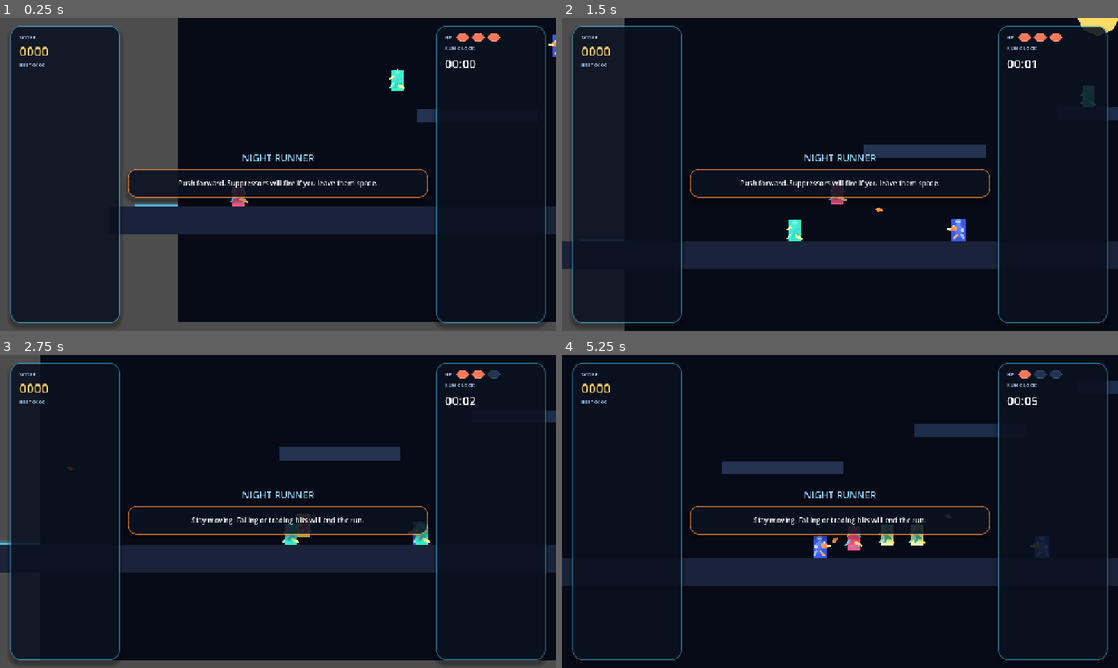
Above: before the commit, frames 1-4 (two rows, left to right).
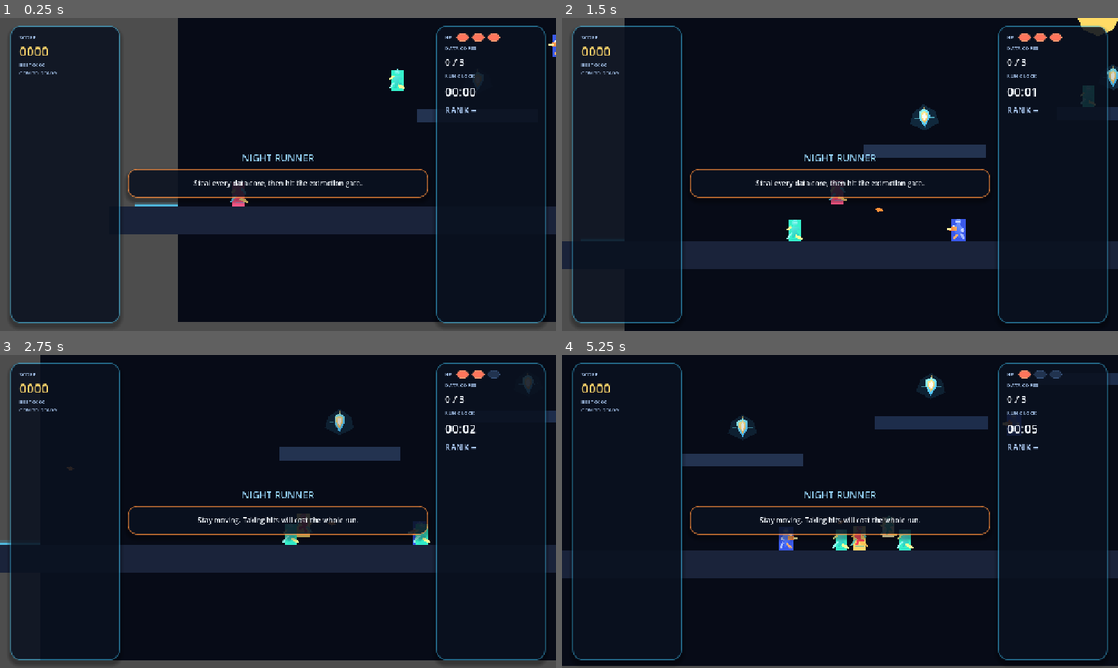
Above: after the commit, the same moments.

Repository: 2456018331lby-dev/night-runner
Game: Godot game, scene res://scenes/app/main.tscn
The game is run twice, just before and just after one commit, with the same random seed, the same clock (stepped at 60 frames per second) and the same inputs.
Inputs:
- Up to frame 1 (0.25 s): no input
- Up to frame 2 (1.5 s): hold D (move_right) from 0.53 s (still down); tap J (attack) at 0.6 s; tap Space (jump) at 0.77 s; tap K (dash) at 1.35 s
- Up to frame 3 (2.75 s): tap Space (jump) at 1.52 s; release D (move_right) at 2.03 s; hold A (move_left) from 2.03 s (still down); tap J (attack) at 2.1 s
- Up to frame 4 (5.25 s): release A (move_left) at 2.78 s; hold D (move_right) 2.78-4.28 s; tap K (dash) at 2.85, 4.35 s; tap Space (jump) at 3.02, 3.77, 4.52 s; tap J (attack) at 3.6, 5.1 s; hold A (move_left) 4.28-5.03 s; hold D (move_right) from 5.03 s (still down)

The runs differ from the first frame. In frame 1, 0.7% of the frame differs, in the area x 3-86%, y 9-55%; in frame 2, 1.1%; in frame 3, 1.0%; in frame 4, 8.6%, in the area x 0-100%, y 5-100%.

Commit message:
Turn the prototype into a real objective-driven run
Replace the aimless combat sandbox with a clear short-run loop: steal data cores, unlock extraction, decide whether to keep risking for score, and finish with a real rankable escape.

Constraint: The current prototype needed a better reason to move forward without introducing heavy systems or external dependencies
Rejected: Add more enemies only | would increase noise without fixing the missing objective loop
Rejected: Jump straight to menus and metagame systems | too much shell before the core run is fun
Confidence: high
Scope-risk: moderate
Reversibility: clean
Directive: Keep future progression work hanging off GameState, DataCore, and ExtractionGate rather than scattering win logic inside actor scripts
Tested: Godot import pass, headless project load, Web export regeneration
Not-tested: Manual feel tuning for combo pacing and extraction risk-reward balance

Diff:
--- /dev/null
+++ b/assets/art/data_core.svg
@@ -0,0 +1,18 @@
+<svg width="192" height="192" viewBox="0 0 192 192" fill="none" xmlns="http://www.w3.org/2000/svg">
+  <defs>
+    <linearGradient id="coreGlow" x1="46" y1="34" x2="142" y2="158" gradientUnits="userSpaceOnUse">
+      <stop stop-color="#9FFFF7"/>
+      <stop offset="1" stop-color="#3CB6FF"/>
+    </linearGradient>
+    <linearGradient id="coreShard" x1="68" y1="42" x2="132" y2="146" gradientUnits="userSpaceOnUse">
+      <stop stop-color="#FFF6A4"/>
+      <stop offset="1" stop-color="#FFB249"/>
+    </linearGradient>
+  </defs>
+  <path d="M96 18L140 44V96L96 174L52 96V44L96 18Z" fill="url(#coreGlow)"/>
+  <path d="M96 38L124 54V94L96 142L68 94V54L96 38Z" fill="url(#coreShard)"/>
+  <path d="M96 56L112 66V92L96 118L80 92V66L96 56Z" fill="#FFFDF2"/>
+  <path d="M48 96H16" stroke="#6CE7FF" stroke-width="8" stroke-linecap="round" opacity="0.6"/>
+  <path d="M176 96H144" stroke="#6CE7FF" stroke-width="8" stroke-linecap="round" opacity="0.6"/>
+  <path d="M96 20V2" stroke="#FFD06A" stroke-width="8" stroke-linecap="round" opacity="0.58"/>
+</svg>
--- /dev/null
+++ b/assets/art/extraction_beacon.svg
@@ -0,0 +1,18 @@
+<svg width="256" height="256" viewBox="0 0 256 256" fill="none" xmlns="http://www.w3.org/2000/svg">
+  <defs>
+    <linearGradient id="beaconCore" x1="88" y1="30" x2="184" y2="224" gradientUnits="userSpaceOnUse">
+      <stop stop-color="#8AF3FF"/>
+      <stop offset="1" stop-color="#3171FF"/>
+    </linearGradient>
+    <linearGradient id="beaconWarn" x1="108" y1="76" x2="176" y2="160" gradientUnits="userSpaceOnUse">
+      <stop stop-color="#FFD47C"/>
+      <stop offset="1" stop-color="#FF6D38"/>
+    </linearGradient>
+  </defs>
+  <path d="M74 218H182" stroke="#2C6D96" stroke-width="10" stroke-linecap="round"/>
+  <path d="M104 218V112L128 88L152 112V218" fill="url(#beaconCore)"/>
+  <path d="M88 112H168L188 130V150L168 168H88L68 150V130L88 112Z" fill="url(#beaconWarn)"/>
+  <path d="M112 126H144L156 138L144 150H112L100 138L112 126Z" fill="#FFF7D9"/>
+  <path d="M128 46L168 86H88L128 46Z" fill="#9CF7FF"/>
+  <path d="M128 18L148 46H108L128 18Z" fill="#FFE28D"/>
+</svg>
--- /dev/null
+++ b/scenes/game/data_core.tscn
@@ -0,0 +1,26 @@
+[gd_scene load_steps=4 format=3]
+
+[ext_resource type="Script" path="res://scripts/game/data_core.gd" id="1_1a1qg"]
+[ext_resource type="Texture2D" path="res://assets/art/data_core.svg" id="2_m5xdr"]
+
+[sub_resource type="CircleShape2D" id="CircleShape2D_core"]
+radius = 16.0
+
+[node name="DataCore" type="Area2D"]
+script = ExtResource("1_1a1qg")
+collision_layer = 0
+collision_mask = 1
+monitoring = true
+monitorable = false
+
+[node name="CollisionShape2D" type="CollisionShape2D" parent="."]
+shape = SubResource("CircleShape2D_core")
+
+[node name="Glow" type="Polygon2D" parent="."]
+polygon = PackedVector2Array(0, -26, 18, -12, 24, 10, 0, 24, -24, 10, -18, -12)
+color = Color(0.266667, 0.780392, 1, 0.36)
+scale = Vector2(1.4, 1.2)
+
+[node name="Art" type="Sprite2D" parent="."]
+scale = Vector2(0.28, 0.28)
+texture = ExtResource("2_m5xdr")
--- /dev/null
+++ b/scenes/game/extraction_gate.tscn
@@ -0,0 +1,36 @@
+[gd_scene load_steps=4 format=3]
+
+[ext_resource type="Script" path="res://scripts/game/extraction_gate.gd" id="1_76x3o"]
+[ext_resource type="Texture2D" path="res://assets/art/extraction_beacon.svg" id="2_46xkg"]
+
+[sub_resource type="RectangleShape2D" id="RectangleShape2D_gate"]
+size = Vector2(86, 142)
+
+[node name="ExtractionGate" type="Area2D"]
+script = ExtResource("1_76x3o")
+collision_layer = 0
+collision_mask = 1
+monitoring = true
+monitorable = false
+
+[node name="CollisionShape2D" type="CollisionShape2D" parent="."]
+position = Vector2(0, -16)
+shape = SubResource("RectangleShape2D_gate")
+
+[node name="Glow" type="Polygon2D" parent="."]
+polygon = PackedVector2Array(-54, -106, 54, -106, 66, 36, -66, 36)
+color = Color(0.368627, 0.952941, 0.968627, 0.16)
+scale = Vector2(1.1, 1)
+
+[node name="Pillar" type="Polygon2D" parent="."]
+polygon = PackedVector2Array(-24, -78, 24, -78, 24, 30, -24, 30)
+color = Color(0.180392, 0.239216, 0.380392, 0.678431)
+
+[node name="GateFrame" type="Polygon2D" parent="."]
+polygon = PackedVector2Array(-48, -98, 48, -98, 58, -86, 58, 18, 48, 30, -48, 30, -58, 18, -58, -86)
+color = Color(1, 0.560784, 0.278431, 0.819608)
+
+[node name="Art" type="Sprite2D" parent="."]
+position = Vector2(0, -28)
+scale = Vector2(0.28, 0.28)
+texture = ExtResource("2_46xkg")
--- a/scenes/game/world.tscn
+++ b/scenes/game/world.tscn
@@ -1,10 +1,11 @@
-[gd_scene load_steps=9 format=3 uid="uid://b5cdd0kn7aw5j"]
+[gd_scene load_steps=13 format=3 uid="uid://b5cdd0kn7aw5j"]
 
 [ext_resource type="Script" path="res://scripts/game/world.gd" id="1_u5v1w"]
 [ext_resource type="PackedScene" path="res://scenes/actors/player.tscn" id="2_u0c0k"]
 [ext_resource type="PackedScene" path="res://scenes/ui/hud.tscn" id="3_ug8e7"]
 [ext_resource type="PackedScene" path="res://scenes/ui/touch_controls.tscn" id="4_g5m0f"]
 [ext_resource type="Script" path="res://scripts/game/presentation_layer.gd" id="5_5locr"]
+[ext_resource type="PackedScene" path="res://scenes/game/extraction_gate.tscn" id="6_f4q3m"]
 
 [sub_resource type="RectangleShape2D" id="RectangleShape2D_ground"]
 size = Vector2(1900, 64)
@@ -14,6 +15,9 @@
 
 [sub_resource type="RectangleShape2D" id="RectangleShape2D_roof_b"]
 size = Vector2(260, 30)
+
+[sub_resource type="RectangleShape2D" id="RectangleShape2D_roof_d"]
+size = Vector2(220, 30)
 
 [node name="World" type="Node2D"]
 script = ExtResource("1_u5v1w")
@@ -78,11 +82,28 @@
 polygon = PackedVector2Array(-130, -15, 130, -15, 130, 15, -130, 15)
 color = Color(0.117647, 0.176471, 0.294118, 1)
 
+[node name="RoofD" type="StaticBody2D" parent="."]
+collision_layer = 4
+collision_mask = 0
+position = Vector2(1760, 160)
+
+[node name="CollisionShape2D" type="CollisionShape2D" parent="RoofD"]
+shape = SubResource("RectangleShape2D_roof_d")
+
+[node name="Visual" type="Polygon2D" parent="RoofD"]
+polygon = PackedVector2Array(-110, -15, 110, -15, 110, 15, -110, 15)
+color = Color(0.12549, 0.188235, 0.313726, 1)
+
 [node name="Player" parent="." instance=ExtResource("2_u0c0k")]
 position = Vector2(140, 590)
 
 [node name="Enemies" type="Node2D" parent="."]
 
+[node name="DataCores" type="Node2D" parent="."]
+
+[node name="ExtractionGate" parent="." instance=ExtResource("6_f4q3m")]
+position = Vector2(1858, 104)
+
 [node name="HUD" parent="." instance=ExtResource("3_ug8e7")]
 
 [node name="TouchControls" parent="." instance=ExtResource("4_g5m0f")]
--- a/scenes/ui/hud.tscn
+++ b/scenes/ui/hud.tscn
@@ -19,7 +19,7 @@
 theme_override_constants/separation = 18
 
 [node name="ScoreCard" type="PanelContainer" parent="MarginContainer/TopRow"]
-custom_minimum_size = Vector2(252, 120)
+custom_minimum_size = Vector2(252, 142)
 
 [node name="Margin" type="MarginContainer" parent="MarginContainer/TopRow/ScoreCard"]
 theme_override_constants/margin_left = 18
@@ -38,6 +38,9 @@
 
 [node name="BestLabel" type="Label" parent="MarginContainer/TopRow/ScoreCard/Margin/VBox"]
 text = "BEST 0000"
+
+[node name="ComboLabel" type="Label" parent="MarginContainer/TopRow/ScoreCard/Margin/VBox"]
+text = "COMBO READY"
 
 [node name="CenterColumn" type="VBoxContainer" parent="MarginContainer/TopRow"]
 size_flags_horizontal = 3
@@ -65,7 +68,7 @@
 vertical_alignment = 1
 
 [node name="RightCard" type="PanelContainer" parent="MarginContainer/TopRow"]
-custom_minimum_size = Vector2(252, 120)
+custom_minimum_size = Vector2(252, 168)
 
 [node name="Margin" type="MarginContainer" parent="MarginContainer/TopRow/RightCard"]
 theme_override_constants/margin_left = 18
@@ -94,8 +97,17 @@
 [node name="Pip3" type="PanelContainer" parent="MarginContainer/TopRow/RightCard/Margin/VBox/HealthRow/PipRow"]
 custom_minimum_size = Vector2(28, 14)
 
+[node name="CoreCaption" type="Label" parent="MarginContainer/TopRow/RightCard/Margin/VBox"]
+text = "DATA CORES"
+
+[node name="CoreLabel" type="Label" parent="MarginContainer/TopRow/RightCard/Margin/VBox"]
+text = "0 / 0"
+
 [node name="TimeCaption" type="Label" parent="MarginContainer/TopRow/RightCard/Margin/VBox"]
 text = "RUN CLOCK"
 
 [node name="TimeLabel" type="Label" parent="MarginContainer/TopRow/RightCard/Margin/VBox"]
 text = "00:00"
+
+[node name="RankLabel" type="Label" parent="MarginContainer/TopRow/RightCard/Margin/VBox"]
+text = "RANK --"
--- a/scripts/autoload/game_state.gd
+++ b/scripts/autoload/game_state.gd
@@ -3,12 +3,23 @@
 signal state_changed
 signal run_started
 signal run_failed
+signal run_finished(success: bool)
+
+const COMBO_WINDOW := 4.0
 
 var score: int = 0
 var health: int = 3
 var elapsed_time: float = 0.0
 var is_run_active: bool = false
 var is_run_failed: bool = false
+var run_success: bool = false
+var combo_count: int = 0
+var combo_timer: float = 0.0
+var data_cores_collected: int = 0
+var data_cores_total: int = 0
+var extraction_unlocked: bool = false
+var final_rank: String = "--"
+var result_summary: String = ""
 var meta_progress: Dictionary = {
 	"highest_score": 0,
 	"unlocked_chapters": ["prototype"],
@@ -16,8 +27,17 @@
 
 
 func _process(delta: float) -> void:
+	var should_emit := false
 	if is_run_active and not is_run_failed:
 		elapsed_time += delta
+		should_emit = true
+		if combo_timer > 0.0:
+			combo_timer -= delta
+			if combo_timer <= 0.0:
+				combo_timer = 0.0
+				combo_count = 0
+				should_emit = true
+	if should_emit:
 		state_changed.emit()
 
 
@@ -27,12 +47,49 @@
 	elapsed_time = 0.0
 	is_run_active = true
 	is_run_failed = false
+	run_success = false
+	combo_count = 0
+	combo_timer = 0.0
+	data_cores_collected = 0
+	data_cores_total = 0
+	extraction_unlocked = false
+	final_rank = "--"
+	result_summary = ""
 	run_started.emit()
 	state_changed.emit()
 
 
 func add_score(amount: int) -> void:
 	score += amount
+	if score > int(meta_progress.get("highest_score", 0)):
+		meta_progress["highest_score"] = score
+	state_changed.emit()
+
+
+func register_enemy_defeat(base_points: int) -> void:
+	if combo_timer > 0.0 and combo_count > 0:
+		combo_count += 1
+	else:
+		combo_count = 1
+	combo_timer = COMBO_WINDOW
+	score += base_points + max(0, combo_count - 1) * 50
+	if score > int(meta_progress.get("highest_score", 0)):
+		meta_progress["highest_score"] = score
+	state_changed.emit()
+
+
+func set_data_core_total(total: int) -> void:
+	data_cores_total = total
+	data_cores_collected = 0
+	extraction_unlocked = total == 0
+	state_changed.emit()
+
+
+func collect_data_core(points: int = 250) -> void:
+	data_cores_collected = min(data_cores_total, data_cores_collected + 1)
+	score += points
+	if data_cores_collected >= data_cores_total:
+		extraction_unlocked = true
 	if score > int(meta_progress.get("highest_score", 0)):
 		meta_progress["highest_score"] = score
 	state_changed.emit()
@@ -51,8 +108,18 @@
 func finish_run(success: bool) -> void:
 	is_run_active = false
 	is_run_failed = not success
+	run_success = success
+	combo_count = 0
+	combo_timer = 0.0
 	if is_run_failed:
 		run_failed.emit()
+	run_finished.emit(success)
+	state_changed.emit()
+
+
+func set_result(rank: String, summary: String) -> void:
+	final_rank = rank
+	result_summary = summary
 	state_changed.emit()
 
 
--- /dev/null
+++ b/scripts/game/data_core.gd
@@ -0,0 +1,31 @@
+extends Area2D
+
+signal collected
+
+@onready var art_sprite: Sprite2D = $Art
+@onready var glow: Polygon2D = $Glow
+
+var phase: float = randf() * TAU
+var base_position: Vector2
+var collected_once: bool = false
+
+
+func _ready() -> void:
+	base_position = position
+	body_entered.connect(_on_body_entered)
+
+
+func _process(delta: float) -> void:
+	phase += delta * 1.8
+	position = base_position + Vector2(0.0, sin(phase) * 5.0)
+	rotation = sin(phase * 0.75) * 0.06
+	art_sprite.modulate.a = 0.88 + sin(phase * 1.2) * 0.12
+	glow.modulate.a = 0.38 + sin(phase * 1.4) * 0.12
+
+
+func _on_body_entered(body: Node) -> void:
+	if collected_once or not body.is_in_group("player"):
+		return
+	collected_once = true
+	collected.emit()
+	queue_free()
--- /dev/null
+++ b/scripts/game/extraction_gate.gd
@@ -0,0 +1,49 @@
+extends Area2D
+
+signal extraction_entered
+signal extraction_blocked
+
+const LOCKED_BASE := Color(0.18, 0.24, 0.38, 0.68)
+const LOCKED_BORDER := Color(1.0, 0.56, 0.28, 0.82)
+const UNLOCKED_BASE := Color(0.08, 0.32, 0.24, 0.72)
+const UNLOCKED_BORDER := Color(0.42, 1.0, 0.82, 0.92)
+
+@onready var pillar: Polygon2D = $Pillar
+@onready var gate_frame: Polygon2D = $GateFrame
+@onready var glow: Polygon2D = $Glow
+@onready var art_sprite: Sprite2D = $Art
+
+var unlocked: bool = false
+var pulse_time: float = 0.0
+
+
+func _ready() -> void:
+	body_entered.connect(_on_body_entered)
+	_apply_visual_state()
+
+
+func _process(delta: float) -> void:
+	pulse_time += delta
+	var pulse := 0.78 + sin(pulse_time * 2.5) * 0.12
+	glow.scale = Vector2.ONE * pulse
+	glow.modulate.a = (0.16 if unlocked else 0.1) + sin(pulse_time * 1.9) * 0.03
+
+
+func set_unlocked(value: bool) -> void:
+	unlocked = value
+	_apply_visual_state()
+
+
+func _apply_visual_state() -> void:
+	pillar.color = UNLOCKED_BASE if unlocked else LOCKED_BASE
+	gate_frame.color = UNLOCKED_BORDER if unlocked else LOCKED_BORDER
+	art_sprite.modulate = Color(1.0, 1.0, 1.0) if unlocked else Color(1.0, 0.86, 0.76)
+
+
+func _on_body_entered(body: Node) -> void:
+	if not body.is_in_group("player"):
+		return
+	if unlocked:
+		extraction_entered.emit()
+	else:
+		extraction_blocked.emit()
--- a/scripts/game/world.gd
+++ b/scripts/game/world.gd
@@ -2,9 +2,12 @@
 
 const RUNNER_SCENE := preload("res://scenes/actors/enemy_runner.tscn")
 const SUPPRESSOR_SCENE := preload("res://scenes/actors/enemy_suppressor.tscn")
+const DATA_CORE_SCENE := preload("res://scenes/game/data_core.tscn")
 
 @onready var player: Node = $Player
 @onready var enemy_container: Node2D = $Enemies
+@onready var data_core_container: Node2D = $DataCores
+@onready var extraction_gate: Area2D = $ExtractionGate
 @onready var hud: CanvasLayer = $HUD
 @onready var touch_controls: CanvasLayer = $TouchControls
 
@@ -25,13 +28,26 @@
 		"scene": SUPPRESSOR_SCENE,
 		"position": Vector2(1700, 20),
 	},
+	{
+		"scene": RUNNER_SCENE,
+		"position": Vector2(1810, 44),
+	},
 ]
+var data_core_positions: Array[Vector2] = [
+	Vector2(690, 350),
+	Vector2(1124, 262),
+	Vector2(1760, 70),
+]
+var current_status: String = ""
 
 
 func _ready() -> void:
 	GameState.run_failed.connect(_on_run_failed)
+	GameState.run_finished.connect(_on_run_finished)
 	player.player_fell.connect(_on_player_fell)
 	player.player_hit.connect(_on_player_hit)
+	extraction_gate.extraction_entered.connect(_on_extraction_entered)
+	extraction_gate.extraction_blocked.connect(_on_extraction_blocked)
 	if touch_controls.has_method("configure"):
 		touch_controls.call("configure", PlatformProfile.should_show_touch_controls())
 
@@ -41,18 +57,28 @@
 		var scene: PackedScene = setup["scene"]
 		var position: Vector2 = setup["position"]
 		_spawn_enemy(scene, position)
-	_update_status("Push forward. Suppressors will fire if you leave them space.")
+	GameState.set_data_core_total(data_core_positions.size())
+	for core_position in data_core_positions:
+		_spawn_data_core(core_position)
+	if extraction_gate.has_method("set_unlocked"):
+		extraction_gate.call("set_unlocked", false)
+	_update_status("Steal every data core, then hit the extraction gate.")
 
 
 func _process(_delta: float) -> void:
-	if GameState.is_run_failed:
+	if GameState.is_run_failed or GameState.run_success:
 		return
 	var remaining_enemies := 0
 	for child in enemy_container.get_children():
 		if child.is_in_group("enemy"):
 			remaining_enemies += 1
-	if remaining_enemies == 0:
-		_update_status("Sector clear. Press R to replay or keep moving.")
+	if GameState.extraction_unlocked:
+		if remaining_enemies == 0:
+			_update_status("Lane clear. Step into extraction for the clean finish.")
+		else:
+			_update_status("Extraction is live. Leave now or risk more score.")
+	elif remaining_enemies == 0:
+		_update_status("Sweep the rooftops. Find the remaining data cores.")
 
 
 func _input(event: InputEvent) -> void:
@@ -71,13 +97,22 @@
 	enemy_container.add_child(enemy)
 
 
+func _spawn_data_core(at_position: Vector2) -> void:
+	var core: Area2D = DATA_CORE_SCENE.instantiate() as Area2D
+	if core == null:
+		return
+	core.global_position = at_position
+	core.collected.connect(_on_data_core_collected)
+	data_core_container.add_child(core)
+
+
 func _on_enemy_defeated(points: int) -> void:
-	GameState.add_score(points)
+	GameState.register_enemy_defeat(points)
 
 
 func _on_player_hit() -> void:
 	GameState.lose_health(1)
-	_update_status("Stay moving. Falling or trading hits will end the run.")
+	_update_status("Stay moving. Taking hits will cost the whole run.")
 
 
 func _on_player_fell() -> void:
@@ -89,6 +124,53 @@
 	_update_status("Run failed. Press R to restart.")
 
 
+func _on_run_finished(success: bool) -> void:
+	if success:
+		_update_status(GameState.result_summary)
+
+
+func _on_data_core_collected() -> void:
+	GameState.collect_data_core(250)
+	var remaining := GameState.data_cores_total - GameState.data_cores_collected
+	if remaining > 0:
+		_update_status("Data core secured. %d left before extraction unlocks." % remaining)
+		return
+	if extraction_gate.has_method("set_unlocked"):
+		extraction_gate.call("set_unlocked", true)
+	_update_status("All cores secured. Extraction is now live.")
+
+
+func _on_extraction_blocked() -> void:
+	var remaining := GameState.data_cores_total - GameState.data_cores_collected
+	_update_status("Extraction locked. Collect %d more data core(s)." % remaining)
+
+
+func _on_extraction_entered() -> void:
+	if GameState.is_run_failed or GameState.run_success:
+		return
+	var finish_bonus: int = GameState.health * 120 + max(0, 420 - int(GameState.elapsed_time * 18.0))
+	GameState.add_score(finish_bonus)
+	var rank := _calculate_rank()
+	var summary := "Extraction complete. Rank %s. Score %04d. Press R to run again." % [rank, GameState.score]
+	GameState.set_result(rank, summary)
+	GameState.finish_run(true)
+
+
+func _calculate_rank() -> String:
+	if GameState.score >= 1600:
+		return "S"
+	if GameState.score >= 1250:
+		return "A"
+	if GameState.score >= 950:
+		return "B"
+	if GameState.score >= 700:
+		return "C"
+	return "D"
+
+
 func _update_status(text: String) -> void:
+	if current_status == text:
+		return
+	current_status = text
 	if hud.has_method("set_status"):
 		hud.call("set_status", text)
--- a/scripts/ui/hud.gd
+++ b/scripts/ui/hud.gd
@@ -4,9 +4,11 @@
 const PANEL_BORDER := Color(0.26, 0.79, 1.0, 0.48)
 const STATUS_BORDER := Color(1.0, 0.56, 0.24, 0.74)
 const ALERT_BORDER := Color(1.0, 0.34, 0.32, 0.84)
+const SUCCESS_BORDER := Color(0.4, 1.0, 0.79, 0.92)
 const TEXT_PRIMARY := Color(0.96, 0.98, 1.0)
 const TEXT_MUTED := Color(0.67, 0.79, 0.95)
 const TEXT_ACCENT := Color(1.0, 0.84, 0.42)
+const TEXT_SUCCESS := Color(0.76, 1.0, 0.88)
 const HEALTH_ON := Color(1.0, 0.46, 0.36, 1.0)
 const HEALTH_OFF := Color(0.13, 0.2, 0.31, 1.0)
 
@@ -17,10 +19,14 @@
 @onready var score_caption: Label = $MarginContainer/TopRow/ScoreCard/Margin/VBox/ScoreCaption
 @onready var score_label: Label = $MarginContainer/TopRow/ScoreCard/Margin/VBox/ScoreLabel
 @onready var best_label: Label = $MarginContainer/TopRow/ScoreCard/Margin/VBox/BestLabel
+@onready var combo_label: Label = $MarginContainer/TopRow/ScoreCard/Margin/VBox/ComboLabel
 @onready var status_label: Label = $MarginContainer/TopRow/CenterColumn/StatusCard/Margin/StatusLabel
 @onready var health_caption: Label = $MarginContainer/TopRow/RightCard/Margin/VBox/HealthRow/HealthCaption
+@onready var core_caption: Label = $MarginContainer/TopRow/RightCard/Margin/VBox/CoreCaption
+@onready var core_label: Label = $MarginContainer/TopRow/RightCard/Margin/VBox/CoreLabel
 @onready var time_caption: Label = $MarginContainer/TopRow/RightCard/Margin/VBox/TimeCaption
 @onready var time_label: Label = $MarginContainer/TopRow/RightCard/Margin/VBox/TimeLabel
+@onready var rank_label: Label = $MarginContainer/TopRow/RightCard/Margin/VBox/RankLabel
 @onready var health_pips: Array[PanelContainer] = [
 	$MarginContainer/TopRow/RightCard/Margin/VBox/HealthRow/PipRow/Pip1,
 	$MarginContainer/TopRow/RightCard/Margin/VBox/HealthRow/PipRow/Pip2,
@@ -40,7 +46,23 @@
 func _refresh() -> void:
 	score_label.text = "%04d" % GameState.score
 	best_label.text = "BEST %04d" % int(GameState.meta_progress.get("highest_score", 0))
+	if GameState.combo_count > 1 and GameState.combo_timer > 0.0:
+		combo_label.text = "COMBO x%d" % GameState.combo_count
+		combo_label.add_theme_color_override("font_color", TEXT_ACCENT)
+	else:
+		combo_label.text = "COMBO READY"
+		combo_label.add_theme_color_override("font_color", TEXT_MUTED)
+	core_label.text = "%d / %d" % [GameState.data_cores_collected, GameState.data_cores_total]
 	time_label.text = GameState.formatted_time()
+	if GameState.run_success:
+		rank_label.text = "RANK %s" % GameState.final_rank
+		rank_label.add_theme_color_override("font_color", TEXT_SUCCESS)
+	elif GameState.is_run_failed:
+		rank_label.text = "FAILED"
+		rank_label.add_theme_color_override("font_color", Color(1.0, 0.74, 0.72))
+	else:
+		rank_label.text = "RANK --"
+		rank_label.add_theme_color_override("font_color", TEXT_MUTED)
 	status_label.text = status_text
 	_refresh_status_style()
 	_refresh_health_pips()
@@ -57,10 +79,14 @@
 	right_card.add_theme_stylebox_override("panel", _make_panel_style(PANEL_BG, PANEL_BORDER, 22))
 	_style_caption(score_caption)
 	_style_caption(best_label)
+	_style_caption(combo_label)
 	_style_caption(health_caption)
+	_style_caption(core_caption)
 	_style_caption(time_caption)
 	_style_metric(score_label, 30, TEXT_ACCENT)
+	_style_metric(core_label, 22, TEXT_PRIMARY)
 	_style_metric(time_label, 28, TEXT_PRIMARY)
+	_style_metric(rank_label, 20, TEXT_MUTED)
 	title_label.add_theme_font_size_override("font_size", 22)
 	title_label.add_theme_color_override("font_color", Color(0.61, 0.86, 1.0))
 	status_label.add_theme_font_size_override("font_size", 16)
@@ -73,6 +99,9 @@
 	if GameState.is_run_failed:
 		border = ALERT_BORDER
 		text_color = Color(1.0, 0.82, 0.8)
+	elif GameState.run_success:
+		border = SUCCESS_BORDER
+		text_color = TEXT_SUCCESS
 	status_card.add_theme_stylebox_override("panel", _make_panel_style(PANEL_BG, border, 20))
 	status_label.add_theme_color_override("font_color", text_color)
 
Not shown, added: scripts/game/data_core.gd.uid
Not shown, added: scripts/game/extraction_gate.gd.uid
Not shown, changed: MAINTENANCE.md
Not shown, changed: README.md
Not shown, changed: docs/architecture.md
Not shown, changed: docs/backlog.md
Not shown, changed: docs/design.md
Not shown, changed: docs/index.html
Not shown, changed: docs/index.pck
Not shown, changed: docs/progress.md
